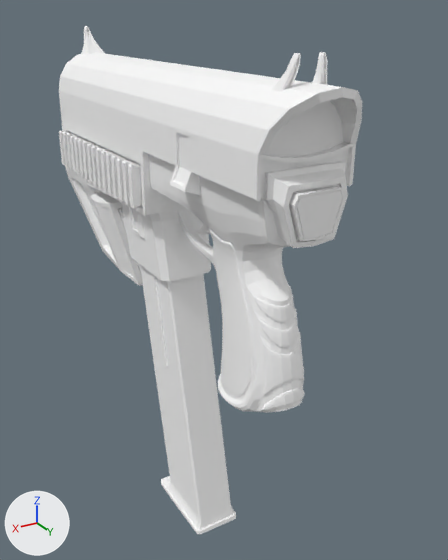
The FBX model Assets/Animations/Mosquito_Animations/SK_Gun_RELOADING.fbx: old version first, new version second.
Camera for both pictures: a 50 mm lens placed at (0.179, 0.265, 0.154), pointed at (-0.03, -0.083, -0.02). Arrows for +X, +Y and +Z are at lower left; the lights stay in place. Where no turn or scale is listed for an object, it has been applied to the vertices.

Objects in the first picture: 'SK_Pistol'.
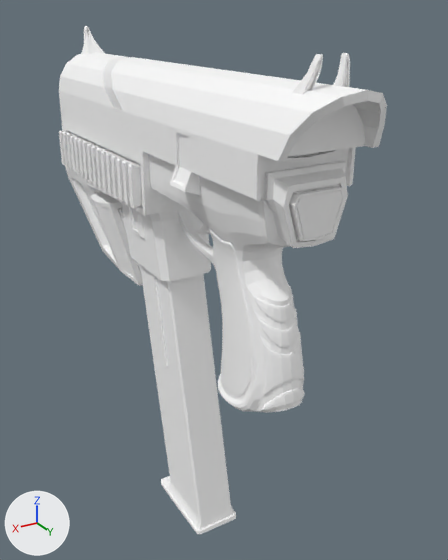
Location of each change, (x1, y1, x2, y2) in pixels of the pictures (448 x 560 px; the box of a moved part takes in the faces that stretch with it):
'SK_Pistol', reshaped (8% wider)
    before: (59, 26, 363, 534)
    after: (59, 26, 387, 534)
part 1 of me_mesh, moved or reshaped
    before: (103, 56, 363, 155)
    after: (111, 57, 387, 161)
part 2 of me_mesh, moved or reshaped
    before: (312, 52, 328, 85)
    after: (333, 53, 350, 87)
part 3 of me_mesh, moved or reshaped
    before: (272, 53, 301, 92)
    after: (292, 54, 323, 95)

Patch to the scene script:
```diff
--- a/Assets/Animations/Mosquito_Animations/SK_Gun_RELOADING.fbx.py
+++ b/Assets/Animations/Mosquito_Animations/SK_Gun_RELOADING.fbx.py
@@ me_mesh @@
 me_mesh.from_pydata(...)  # 4074 vertices, 4232 faces; spans x -0.034..0.034, y -0.273..0.062, z -0.2..0.145
 # used by ob_sk_pistol; location = (0.0, 0.0, 0.0)
+# me_mesh part 1: the loose piece of 74 vertices spanning x -0.028..0.028, y -0.172..0.062, z 0.097..0.126 is moved by (0.0, 0.015, 0.0)
+# me_mesh part 2: the loose piece of 72 vertices spanning x -0.015..-0.006, y 0.023..0.041, z 0.111..0.138 is moved by (0.0, 0.015, 0.0)
+# me_mesh part 3: the loose piece of 72 vertices spanning x 0.006..0.015, y 0.023..0.041, z 0.111..0.138 is moved by (0.0, 0.015, 0.0)
 me_mesh.materials.append(mat_sm_pistol1_defaultmat1)
```
